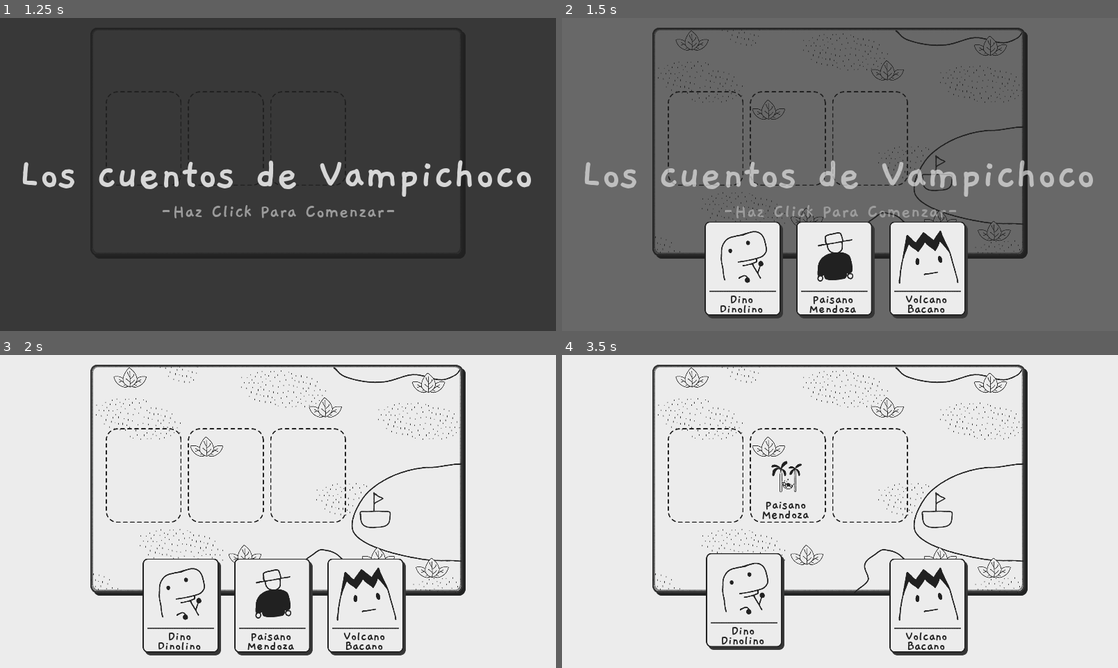
Above: before the commit, frames 1-4 (two rows, left to right).
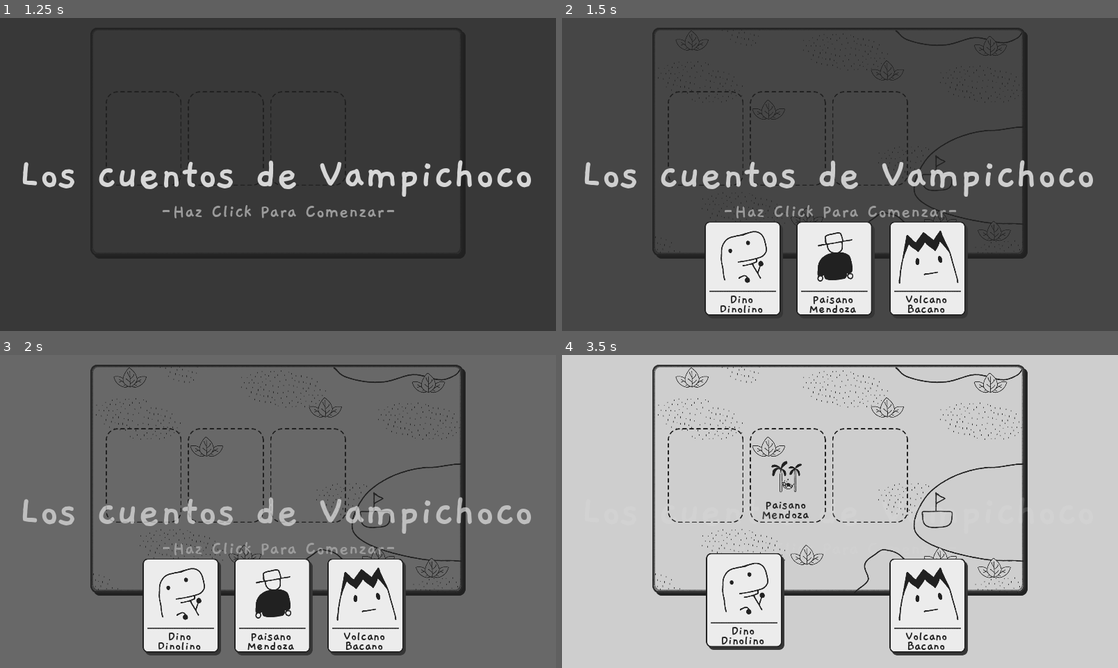
Above: after the commit, the same moments.

Repository: Perro-Viejo/los-cuentos-de-vampichoco
Game: Godot game, scene res://src/Levels/Level1.tscn
Same seed, same stepped clock (60 frames per second), same inputs: the game is played once before the commit and once after it.
Inputs (mouse positions are in pixels of both pictures, inside the frame that each line leads up to):
- Up to frame 1 (1.25 s): tap Enter at 0.5 s; move the mouse to (400, 158) at 0.52 s; click (400, 158) at 0.67 s
- Up to frame 2 (1.5 s): tap Space at 1.25 s; drag from (728, 190) to (789, 136) at 1.27 s
- Up to frame 3 (2 s): no input
- Up to frame 4 (3.5 s): move the mouse to (745, 605) at 2.02 s; click (745, 605) at 2.17 s; drag from (834, 605) to (789, 473) at 2.77 s

Frame 1 is identical in both runs. In frame 2, 81% of the frame differs, in the area x 0-100%, y 0-100%; in frame 3, 85%; in frame 4, 87%.

Commit message:
Fixed bugs in credits screen

Diff:
--- a/src/GUI/GUI.tscn
+++ b/src/GUI/GUI.tscn
@@ -20,17 +20,17 @@
 size = 160
 font_data = SubResource( 1 )
 
-[sub_resource type="DynamicFont" id=4]
+[sub_resource type="DynamicFont" id=3]
 size = 100
 font_data = SubResource( 1 )
 
-[sub_resource type="DynamicFont" id=13]
+[sub_resource type="DynamicFont" id=4]
 size = 42
 font_data = SubResource( 1 )
 
-[sub_resource type="Animation" id=6]
+[sub_resource type="Animation" id=5]
 resource_name = "End"
-length = 14.0
+length = 13.0
 tracks/0/type = "value"
 tracks/0/path = NodePath("End:modulate")
 tracks/0/interp = 1
@@ -107,24 +107,24 @@
 "values": [ Vector2( 624, 1318.34 ), Vector2( 624, 855 ), Vector2( 624, 885 ) ]
 }
 
+[sub_resource type="Animation" id=7]
+step = 0.05
+tracks/0/type = "value"
+tracks/0/path = NodePath("../Control/Paisano:position")
+tracks/0/interp = 1
+tracks/0/loop_wrap = true
+tracks/0/imported = false
+tracks/0/enabled = true
+tracks/0/keys = {
+"times": PoolRealArray( 0, 0.25, 0.3, 0.35 ),
+"transitions": PoolRealArray( 1, 1, 1, 1 ),
+"update": 0,
+"values": [ Vector2( 940, 1318.34 ), Vector2( 940, 845 ), Vector2( 940, 895 ), Vector2( 940, 885 ) ]
+}
+
 [sub_resource type="Animation" id=8]
 step = 0.05
 tracks/0/type = "value"
-tracks/0/path = NodePath("../Control/Paisano:position")
-tracks/0/interp = 1
-tracks/0/loop_wrap = true
-tracks/0/imported = false
-tracks/0/enabled = true
-tracks/0/keys = {
-"times": PoolRealArray( 0, 0.25, 0.3, 0.35 ),
-"transitions": PoolRealArray( 1, 1, 1, 1 ),
-"update": 0,
-"values": [ Vector2( 940, 1318.34 ), Vector2( 940, 845 ), Vector2( 940, 895 ), Vector2( 940, 885 ) ]
-}
-
-[sub_resource type="Animation" id=9]
-step = 0.05
-tracks/0/type = "value"
 tracks/0/path = NodePath("../Control/Volcano:position")
 tracks/0/interp = 1
 tracks/0/loop_wrap = true
@@ -345,9 +345,10 @@
 margin_top = 10.5201
 margin_right = 960.0
 margin_bottom = 237.641
-custom_fonts/font = SubResource( 13 )
-custom_colors/font_color = Color( 0.92549, 0.92549, 0.92549, 1 )
-text = "Los textos en este juego no tienen tildes porque la fuente Gaegu no cuenta con ese tipo de caracteres. Que perdonen los amantes de la buena y correcta escritura. \\(^-^)/"
+custom_fonts/font = SubResource( 4 )
+custom_colors/font_color = Color( 0.92549, 0.92549, 0.92549, 1 )
+text = "Los textos en este juego no tienen tildes porque la fuente Gaegu no cuenta con ese tipo de caracteres.
+Que perdonen los amantes de la buena y correcta escritura. \\(^-^)/"
 align = 1
 autowrap = true
 __meta__ = {
@@ -364,17 +365,17 @@
 
 [node name="AnimationPlayer" type="AnimationPlayer" parent="Menu"]
 playback_speed = 0.6
-anims/End = SubResource( 6 )
-anims/ShowDino = SubResource( 7 )
-anims/ShowPaisano = SubResource( 8 )
-anims/ShowVolcano = SubResource( 9 )
-anims/Start = SubResource( 10 )
+anims/End = SubResource( 5 )
+anims/ShowDino = SubResource( 6 )
+anims/ShowPaisano = SubResource( 7 )
+anims/ShowVolcano = SubResource( 8 )
+anims/Start = SubResource( 9 )
 
 [node name="Skip" type="Label" parent="Menu"]
 visible = false
 anchor_right = 1.0
 anchor_bottom = 1.0
-custom_fonts/font = SubResource( 12 )
+custom_fonts/font = SubResource( 10 )
 custom_colors/font_color = Color( 0.129412, 0.129412, 0.129412, 1 )
 text = ":: Haz clic de nuevo para omitir ::"
 align = 1
--- a/src/GUI/Menu.gd
+++ b/src/GUI/Menu.gd
@@ -21,7 +21,7 @@
 func _on_button_down():
 	if not _level_started:
 		start_level()
-	elif _level_started and _can_skip:
+	elif _level_started and _can_skip and not level_finished:
 		# Cambiar mensaje para que al siguiente clic se salte la animación
 		if not $Skip.visible:
 			$Skip.show()
@@ -57,6 +57,8 @@
 	yield(get_tree().create_timer(3.7), "timeout")
 	_next_step()
 	yield(get_tree().create_timer(0.7), "timeout")
+	$Skip.hide()
+	$Button.hide()
 
 
 func _next_step() -> void:
@@ -98,5 +100,7 @@
 	EventsManager.emit_signal('stop_requested', 'VO', 'Start')
 	EventsManager.emit_signal('level_started')
 
+	$AnimationPlayer.playback_speed = 1.0
+
 	$Skip.hide()
 	$Button.hide()
--- a/src/Levels/Level1.tscn
+++ b/src/Levels/Level1.tscn
@@ -14,78 +14,78 @@
 [ext_resource path="res://resources/CanvasItemMaterial/Mask.tres" type="Material" id=12]
 [ext_resource path="res://assets/sprites/world/impact.png" type="Texture" id=13]
 
+[sub_resource type="AtlasTexture" id=1]
+flags = 4
+atlas = ExtResource( 9 )
+region = Rect2( 130, 0, 130, 130 )
+
 [sub_resource type="AtlasTexture" id=2]
 flags = 4
 atlas = ExtResource( 9 )
-region = Rect2( 0, 0, 130, 130 )
+region = Rect2( 130, 0, 130, 130 )
 
 [sub_resource type="AtlasTexture" id=3]
 flags = 4
 atlas = ExtResource( 9 )
-region = Rect2( 130, 0, 130, 130 )
+region = Rect2( 260, 0, 130, 130 )
 
 [sub_resource type="AtlasTexture" id=4]
 flags = 4
 atlas = ExtResource( 9 )
-region = Rect2( 260, 0, 130, 130 )
+region = Rect2( 390, 0, 130, 130 )
 
 [sub_resource type="AtlasTexture" id=5]
 flags = 4
 atlas = ExtResource( 9 )
-region = Rect2( 390, 0, 130, 130 )
-
-[sub_resource type="AtlasTexture" id=6]
-flags = 4
-atlas = ExtResource( 9 )
-region = Rect2( 130, 0, 130, 130 )
-
-[sub_resource type="SpriteFrames" id=7]
+region = Rect2( 0, 0, 130, 130 )
+
+[sub_resource type="SpriteFrames" id=6]
 animations = [ {
-"frames": [ SubResource( 2 ) ],
+"frames": [ SubResource( 1 ) ],
+"loop": false,
+"name": "Board",
+"speed": 1.0
+}, {
+"frames": [ SubResource( 2 ), SubResource( 3 ), SubResource( 2 ), SubResource( 4 ) ],
+"loop": true,
+"name": "Leave",
+"speed": 5.0
+}, {
+"frames": [ SubResource( 5 ) ],
 "loop": false,
 "name": "Stay",
 "speed": 1.0
-}, {
-"frames": [ SubResource( 3 ), SubResource( 4 ), SubResource( 3 ), SubResource( 5 ) ],
-"loop": true,
-"name": "Leave",
-"speed": 5.0
-}, {
-"frames": [ SubResource( 6 ) ],
-"loop": false,
-"name": "Board",
-"speed": 1.0
-} ]
-
-[sub_resource type="AtlasTexture" id=16]
+} ]
+
+[sub_resource type="AtlasTexture" id=7]
 flags = 4
 atlas = ExtResource( 10 )
 region = Rect2( 0, 0, 140, 156 )
 
-[sub_resource type="AtlasTexture" id=17]
+[sub_resource type="AtlasTexture" id=8]
 flags = 4
 atlas = ExtResource( 10 )
 region = Rect2( 140, 0, 140, 156 )
 
-[sub_resource type="AtlasTexture" id=18]
+[sub_resource type="AtlasTexture" id=9]
 flags = 4
 atlas = ExtResource( 10 )
 region = Rect2( 280, 0, 140, 156 )
 
-[sub_resource type="SpriteFrames" id=19]
+[sub_resource type="SpriteFrames" id=10]
 animations = [ {
-"frames": [ SubResource( 16 ), SubResource( 17 ), SubResource( 18 ) ],
+"frames": [ SubResource( 7 ), SubResource( 8 ), SubResource( 9 ) ],
 "loop": true,
 "name": "default",
 "speed": 6.0
 } ]
 
-[sub_resource type="DynamicFont" id=8]
+[sub_resource type="DynamicFont" id=11]
 size = 120
 extra_spacing_top = -20
 font_data = ExtResource( 7 )
 
-[sub_resource type="Animation" id=9]
+[sub_resource type="Animation" id=12]
 tracks/0/type = "method"
 tracks/0/path = NodePath(".")
 tracks/0/interp = 1
@@ -1203,7 +1203,7 @@
 position = Vector2( 336, 104 )
 z_index = 4
 z_as_relative = false
-frames = SubResource( 7 )
+frames = SubResource( 6 )
 animation = "Stay"
 playing = true
 
@@ -1213,16 +1213,14 @@
 visible = false
 light_mask = 2
 material = ExtResource( 12 )
-frames = SubResource( 19 )
-frame = 2
+frames = SubResource( 10 )
 playing = true
 
 [node name="02" type="AnimatedSprite" parent="frame/Lavas"]
 visible = false
 light_mask = 2
 material = ExtResource( 12 )
-frames = SubResource( 19 )
-frame = 2
+frames = SubResource( 10 )
 playing = true
 
 [node name="Impacts" type="Node2D" parent="frame"]
Not shown: 4 places in src/GUI/GUI.tscn that only renumber resources
Not shown: 8 places in src/Levels/Level1.tscn that only renumber resources
